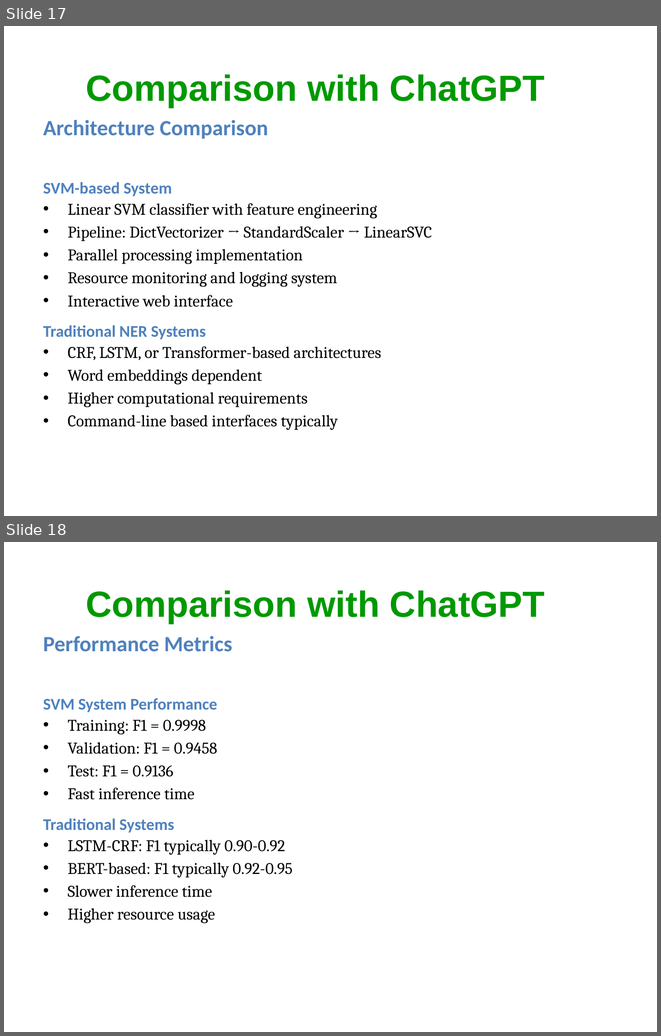
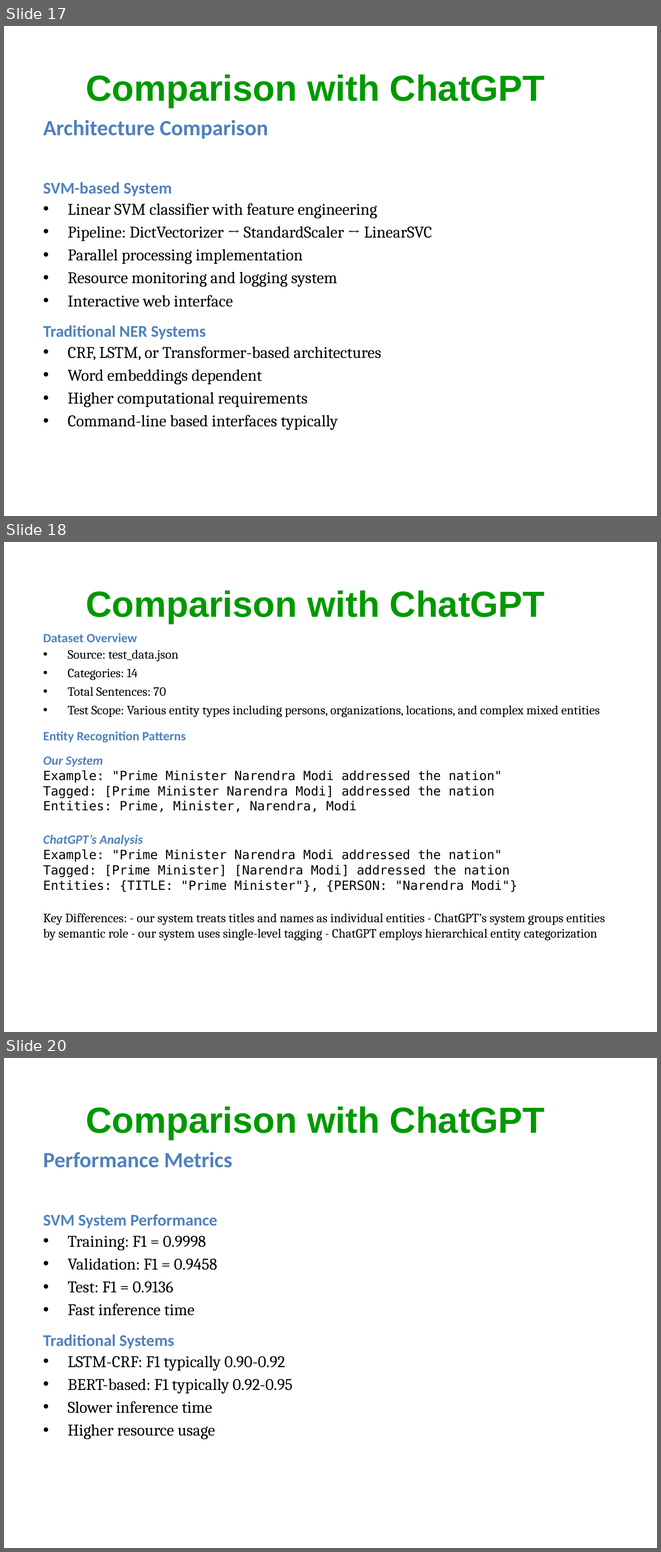
Before and after one commit to imranadas/CS626_Name_Entity_Recognition, a slide deck: CS626-2024-Assignment3-Named-Entity-Identification-Format-Slide.pptx. Shown one above the other, each under a label of ours: slides 17 and 18 before the commit, slides 17, 18 and 20 after it; the slides between them are not shown. The pictures are 661x1036 and 661x1552 pixels, drawn with LibreOffice and Linux fonts; fonts in the diff are those of the drawing. Boxes give left, top, right and bottom in pixels: in the first picture for what was removed or moved away, otherwise in the second. Text is boxed around its words. In the diff, an @@ line names an element or a change of style, - is before the commit and + after.

```diff
--- a/CS626-2024-Assignment3-Named-Entity-Identification-Format-Slide.pptx
+++ b/CS626-2024-Assignment3-Named-Entity-Identification-Format-Slide.pptx
@@ slide 18 added at (4, 542, 657, 1032), background #FFFFFF @@
@@ title added at (86, 590, 545, 623), 40 pt, text #009900, bold @@
+Comparison with ChatGPT
@@ text added at (43, 633, 605, 940), 14 pt, text #000000 @@
+Dataset Overview
+• Source: test_data.json
+• Categories: 14
+• Total Sentences: 70
+• Test Scope: Various entity types including persons, organizations, locations, and complex mixed entities
+Entity Recognition Patterns
+Our System
+Example: "Prime Minister Narendra Modi addressed the nation"
+Tagged: [Prime Minister Narendra Modi] addressed the nation
+Entities: Prime, Minister, Narendra, Modi
+ChatGPT’s Analysis
+Example: "Prime Minister Narendra Modi addressed the nation"
+Tagged: [Prime Minister] [Narendra Modi] addressed the nation
+Entities: {TITLE: "Prime Minister"}, {PERSON: "Narendra Modi"}
+Key Differences: - our system treats titles and names as individual entities - ChatGPT’s system groups entities by semantic role - our system uses single-level tagging - ChatGPT employs hierarchical entity categorization
@@ what was slide 18 is now slide 20 @@
```
Also in this commit, not shown: 2 other slides added, 2 other files.
